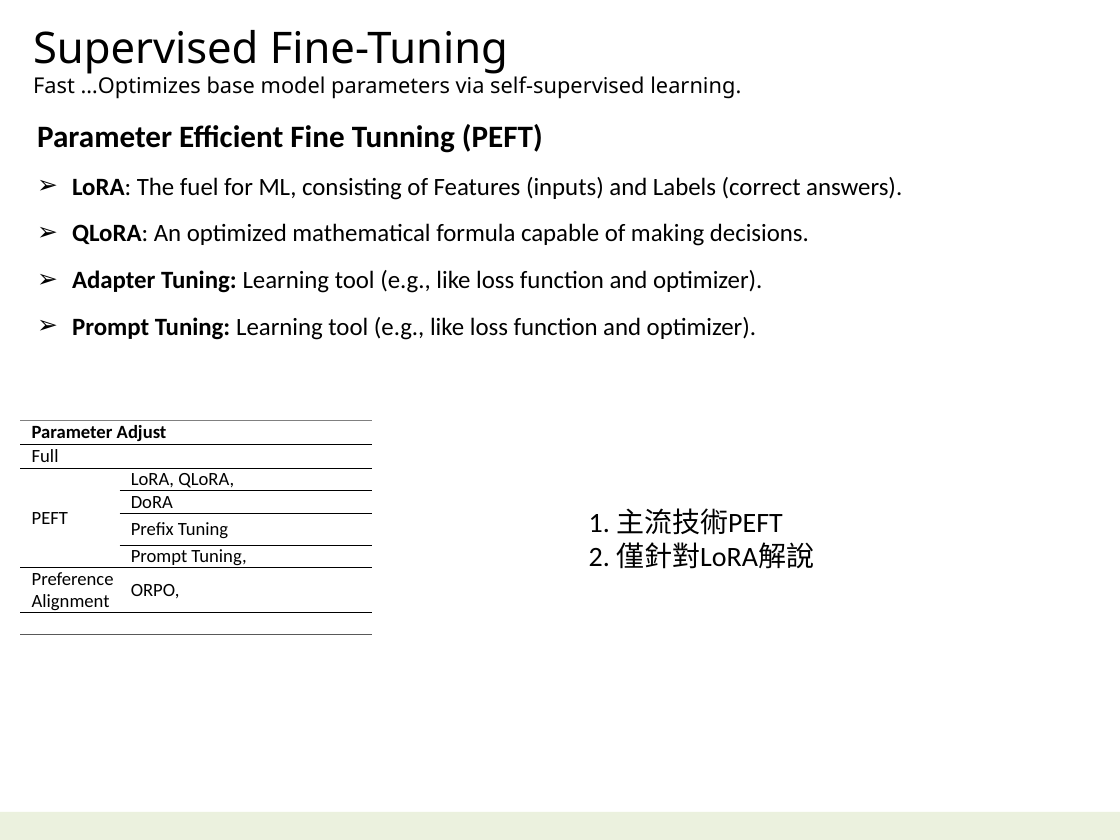
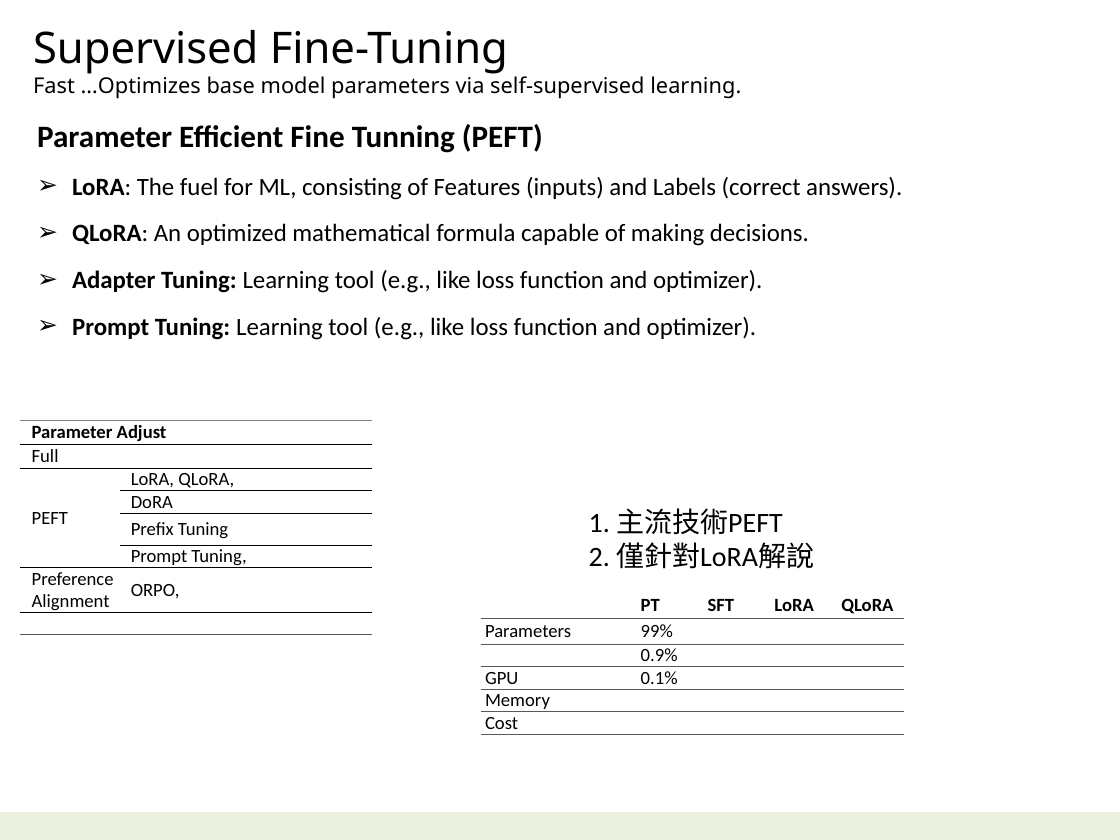
Before and after one commit to navibator/crazy-ai, a slide deck: slide 11 of ai-gemma.pptx. Drawn at 1120x840 pixels with LibreOffice and Linux fonts; fonts in the diff are those of the drawing. Boxes give left, top, right and bottom in pixels: in the first picture for what was removed or moved away, otherwise in the second. Text is boxed around its words. In the diff, an @@ line names an element or a change of style, - is before the commit and + after.

```diff
--- a/ai-gemma.pptx
+++ b/ai-gemma.pptx
@@ table added at bbox=[480, 592, 905, 733], 6 rows, 5 columns @@
+ | PT | SFT | LoRA | QLoRA
+Parameters | 99% |  |  | 
+ | 0.9% |  |  | 
+GPU | 0.1% |  |  | 
+Memory |  |  |  | 
+Cost |  |  |  | 
```
Also in this commit, not shown: 7 other slides changed, 1 other file.
